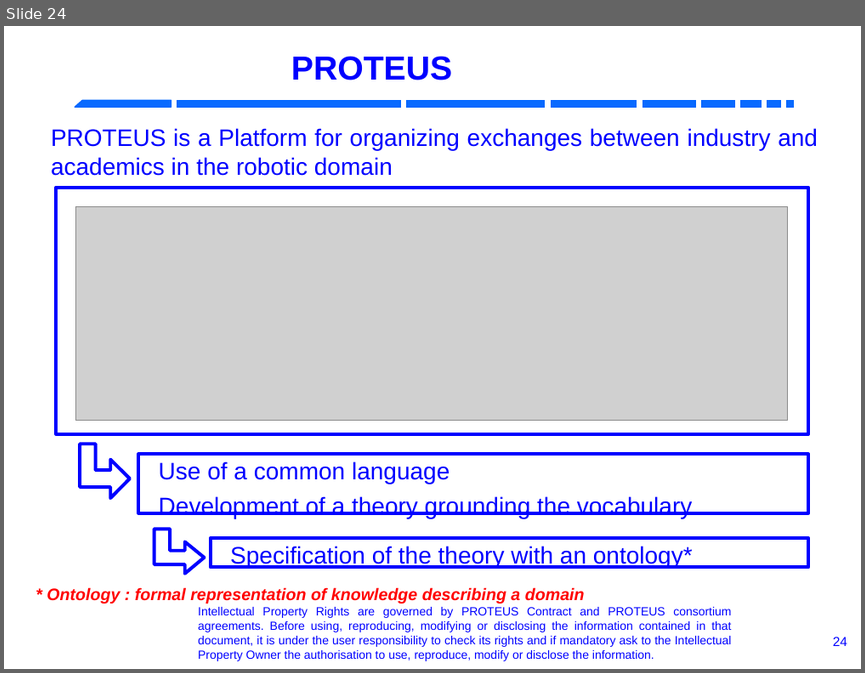
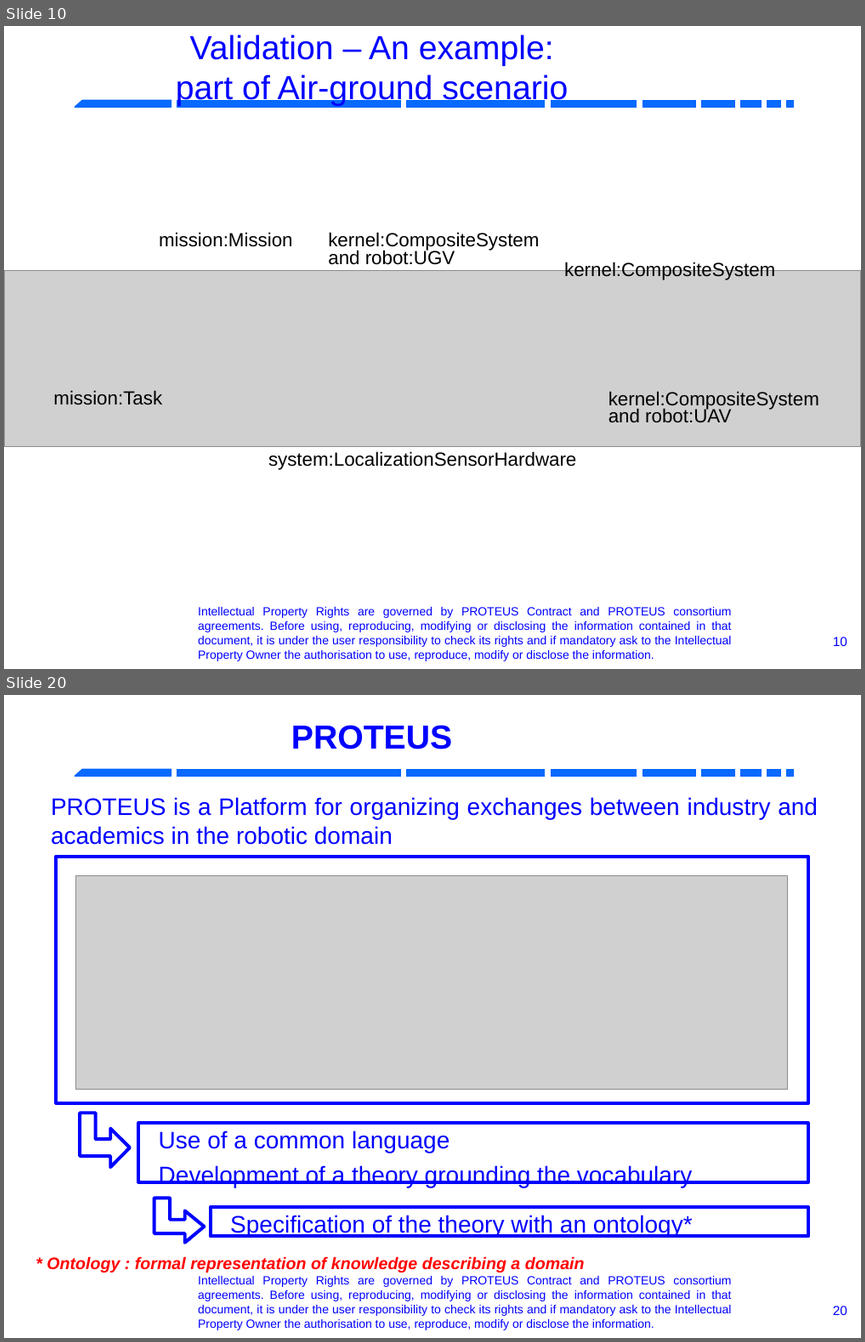
Before and after one commit to RobotML/RobotML, a slide deck: Ontologies/ORA/Meetings/20131103-IROS-Tokyo/R4.1.6-P5.9-ARoboticOntology.odp. Shown one above the other, each under a label of ours: slide 24 before the commit, slides 10 and 20 after it; the slides between them are not shown. The pictures are 865x673 and 865x1342 pixels, drawn with LibreOffice and Linux fonts; fonts in the diff are those of the drawing; grey boxes stand for pictures; background and template pictures are left out. Boxes give left, top, right and bottom in pixels: in the first picture for what was removed or moved away, otherwise in the second. Text is boxed around its words. In the diff, an @@ line names an element or a change of style, - is before the commit and + after.

```diff
--- a/Ontologies/ORA/Meetings/20131103-IROS-Tokyo/R4.1.6-P5.9-ARoboticOntology.odp
+++ b/Ontologies/ORA/Meetings/20131103-IROS-Tokyo/R4.1.6-P5.9-ARoboticOntology.odp
@@ slide 10 added at bbox=[4, 26, 861, 669], background #FFFFFF; not listed: 10 template elements that a slide beside it also shows @@
@@ title added at bbox=[176, 34, 568, 106], 28 pt, text #0000FF @@
+Validation – An example:
+part of Air-ground scenario
@@ text added at bbox=[159, 232, 293, 247], 16 pt, text #000000 @@
+mission:Mission
@@ text added at bbox=[328, 232, 539, 265], 16 pt, text #000000 @@
+kernel:CompositeSystem
+and robot:UGV
@@ picture added at bbox=[4, 270, 861, 446] @@
@@ text added at bbox=[564, 261, 775, 280], 16 pt, text #000000 @@
+kernel:CompositeSystem
@@ text added at bbox=[53, 390, 162, 405], 16 pt, text #000000 @@
+mission:Task
@@ text added at bbox=[608, 391, 819, 423], 16 pt, text #000000 @@
+kernel:CompositeSystem
+and robot:UAV
@@ text added at bbox=[268, 451, 576, 470], 16 pt, text #000000 @@
+system:LocalizationSensorHardware
@@ page number added at bbox=[833, 636, 847, 646], 11 pt, text #0000FF @@
+10
@@ what was slide 24 is now slide 20 @@
@@ page number at bbox=[833, 1305, 847, 1315]: text changed @@
-24
+20
```
Also in this commit, not shown: 12 slides changed, 14 other slides added, 4 slides removed.
